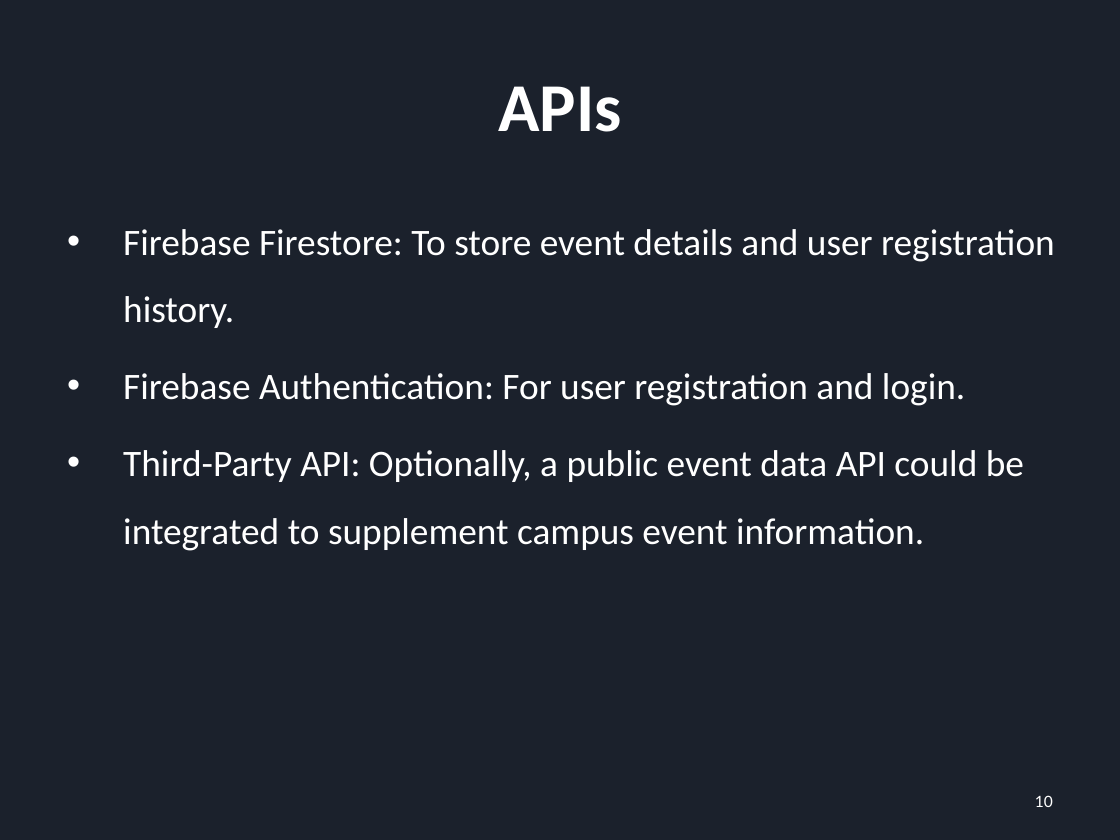
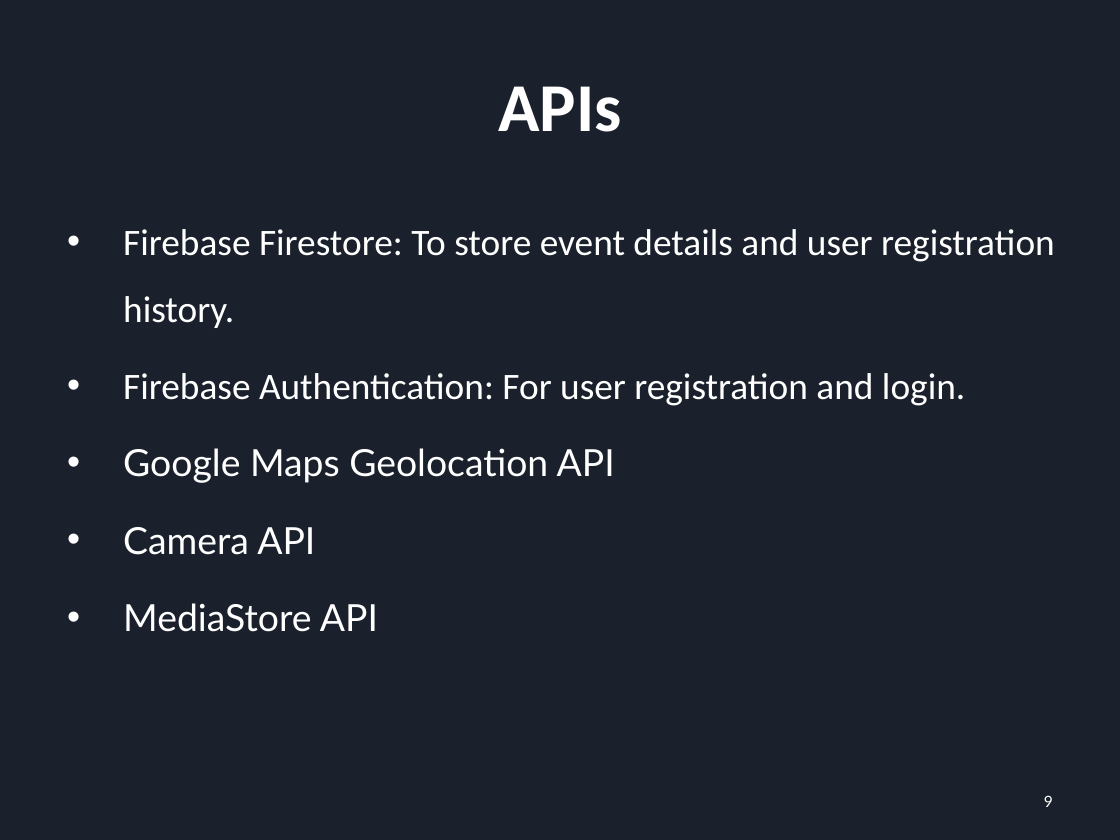
Before and after one commit to YuchenCao1/Jialong-Yuchen-Zihan-Team-BU-Event-Planer, a slide deck: slide 9 of First_PRE.pptx (slide 10 before the commit). Drawn at 1120x840 pixels with LibreOffice and Linux fonts; fonts in the diff are those of the drawing. Boxes give left, top, right and bottom in pixels: in the first picture for what was removed or moved away, otherwise in the second. Text is boxed around its words. In the diff, an @@ line names an element or a change of style, - is before the commit and + after.

```diff
--- a/First_PRE.pptx
+++ b/First_PRE.pptx
@@ text at <box>123,448,615,632</box>: text changed; font Calibri to Lato @@
-• Third-Party API: Optionally, a public event data API could be integrated to supplement campus event information.
+• Google Maps Geolocation API
+• Camera API
+• MediaStore API
@@ page number at <box>1044,795,1053,807</box>: text changed @@
-10
+9
```
Also in this commit, not shown: 1 other slide changed, 2 slides added, 2 slides removed, 1 other file.
